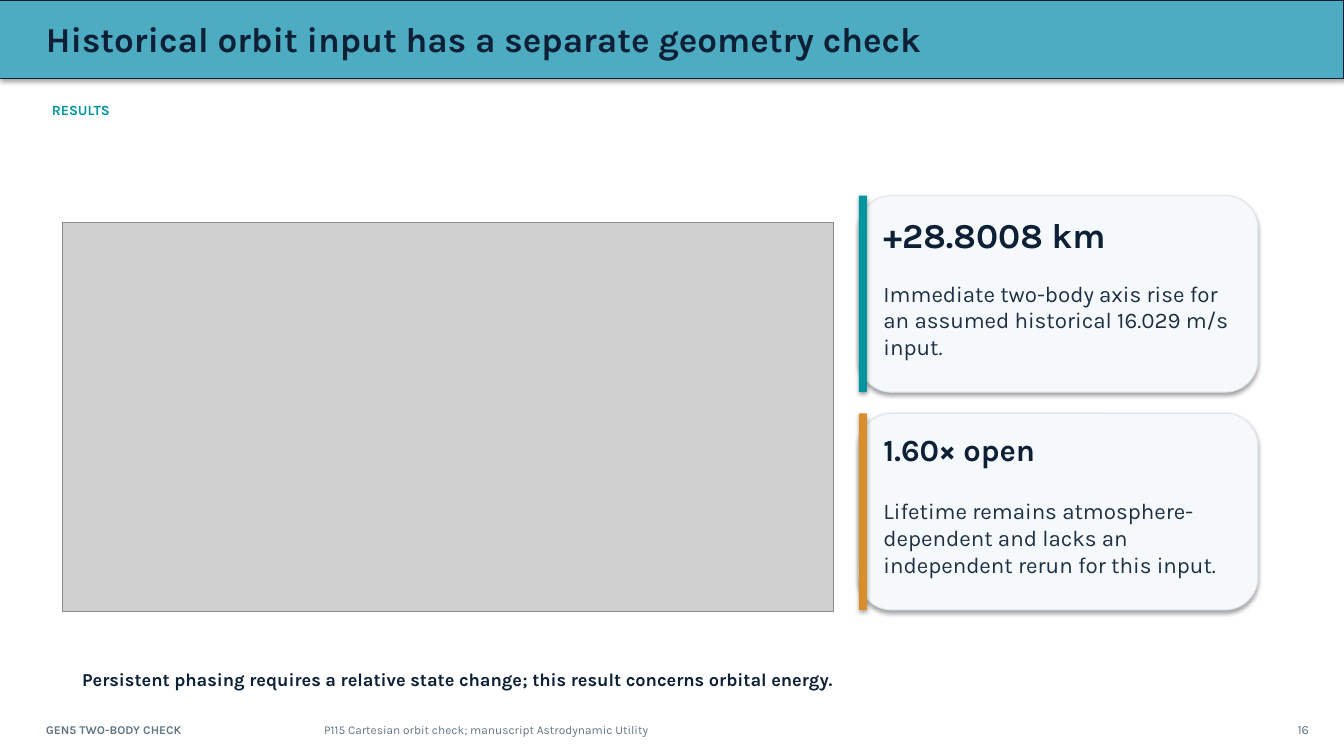
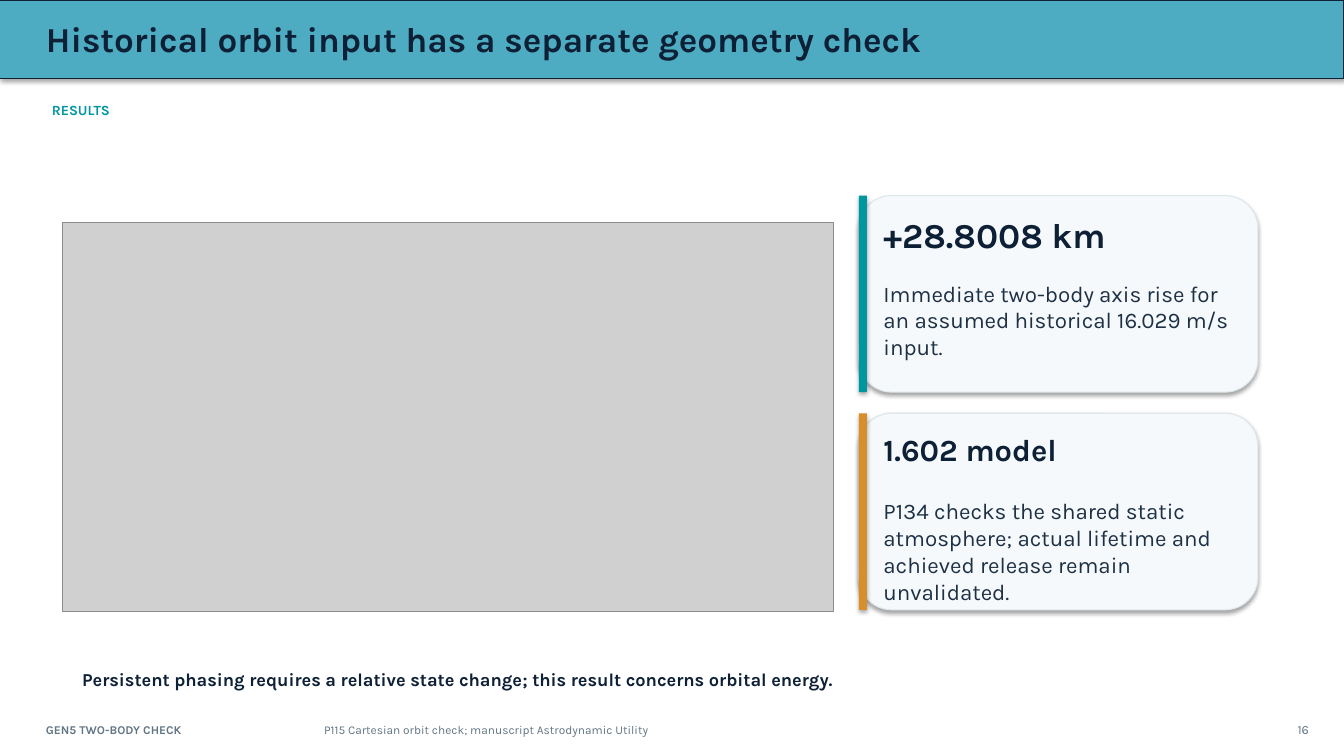
Before and after one commit to aaaaaaaaaaaavm/VOLLEY-thesis, a slide deck: slide 16 of university/final_review_2026_10_10/VOLLEY_Final_Review_2026-10-10.pptx. Drawn at 1344x756 pixels with LibreOffice and Linux fonts; fonts in the diff are those of the drawing; grey boxes stand for pictures. Boxes give left, top, right and bottom in pixels: in the first picture for what was removed or moved away, otherwise in the second. Text is boxed around its words. In the diff, an @@ line names an element or a change of style, - is before the commit and + after.

```diff
--- a/university/final_review_2026_10_10/VOLLEY_Final_Review_2026-10-10.pptx
+++ b/university/final_review_2026_10_10/VOLLEY_Final_Review_2026-10-10.pptx
@@ text at [883,440,1057,462]: text changed @@
-1.60× open
+1.602 model
@@ text at [883,503,1211,601]: text changed @@
-Lifetime remains atmosphere-dependent and lacks an independent rerun for this input.
+P134 checks the shared static atmosphere; actual lifetime and achieved release remain unvalidated.
```
Also in this commit, not shown: 3 other slides changed, 1 slide added, 59 other files.
